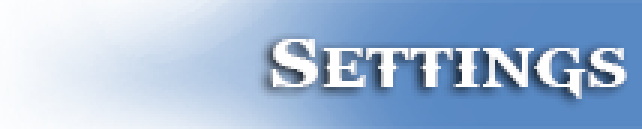
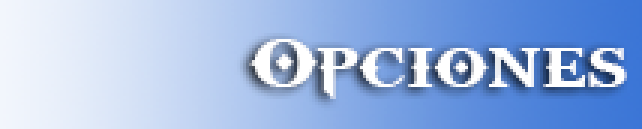
Layers edited between the first and the second 642 × 129 image:
renamed "Settings" to "Opciones", painted on it over [249, 39, 627, 99]
renamed "Layer 0" to "Hovor", painted on it over [0, 0, 642, 129]
